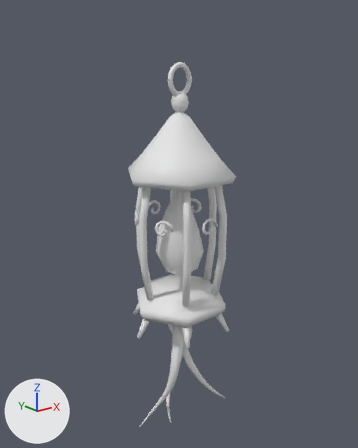
The Blender file ArtSource/LanternWisp.blend, before and after one commit.
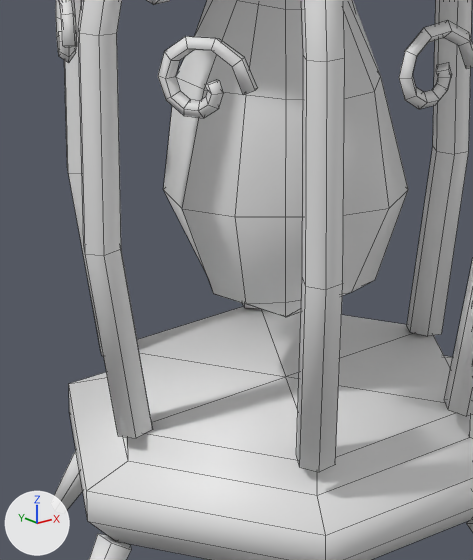
The first picture shows the older version from a camera (50 mm lens) standing at (-0.9, -1.121, 0.49) and looking at (0.012, 0.018, 0.034). The close-ups show the older and then the newer version on the part from 35% to 61% of the width and 48% to 72% of the height of that picture. Only the edits that show in the close-ups are written down. Lighting does not change. The marker at lower left points along +X, +Y and +Z. The close-ups show mesh edges as thin lines.

Names of what the first close-up shows: 'Flame', 'Lantern'.
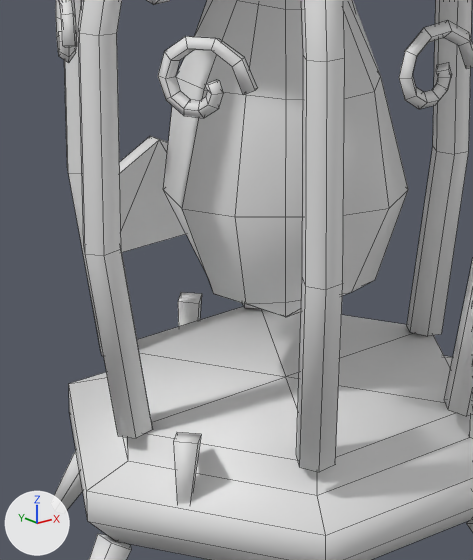
Pixel boxes [x1, y1, x2, y2] of what changed, in the close-ups (473 x 560 px):
part 1 of me_lantern, added
    after: [120, 136, 202, 326]
part 2 of me_lantern, added
    after: [173, 432, 201, 504]

Patch to the scene script:
```diff
--- a/ArtSource/LanternWisp.blend.py
+++ b/ArtSource/LanternWisp.blend.py
@@ me_lantern @@
 # used by ob_lantern; location = (0.0, 0.0, 0.0)
-me_lantern.from_pydata(...)  # 813 vertices, 722 faces; spans x -0.17..0.17, y -0.147..0.147, z -0.293..0.508
+me_lantern.from_pydata(...)  # 1307 vertices, 1129 faces; spans x -0.173..0.173, y -0.172..0.172, z -0.293..0.612
+# me_lantern part 1: 30 vertices added at x -0.04..0.04, y 0.109..0.145, z -0.25..-0.05
+# me_lantern part 2: 8 vertices added at x -0.12..-0.101, y -0.057..-0.037, z -0.21..-0.159
+# other edits to the shape of me_lantern do not show in these pictures
 me_lantern.materials.append(mat_ink)
```
